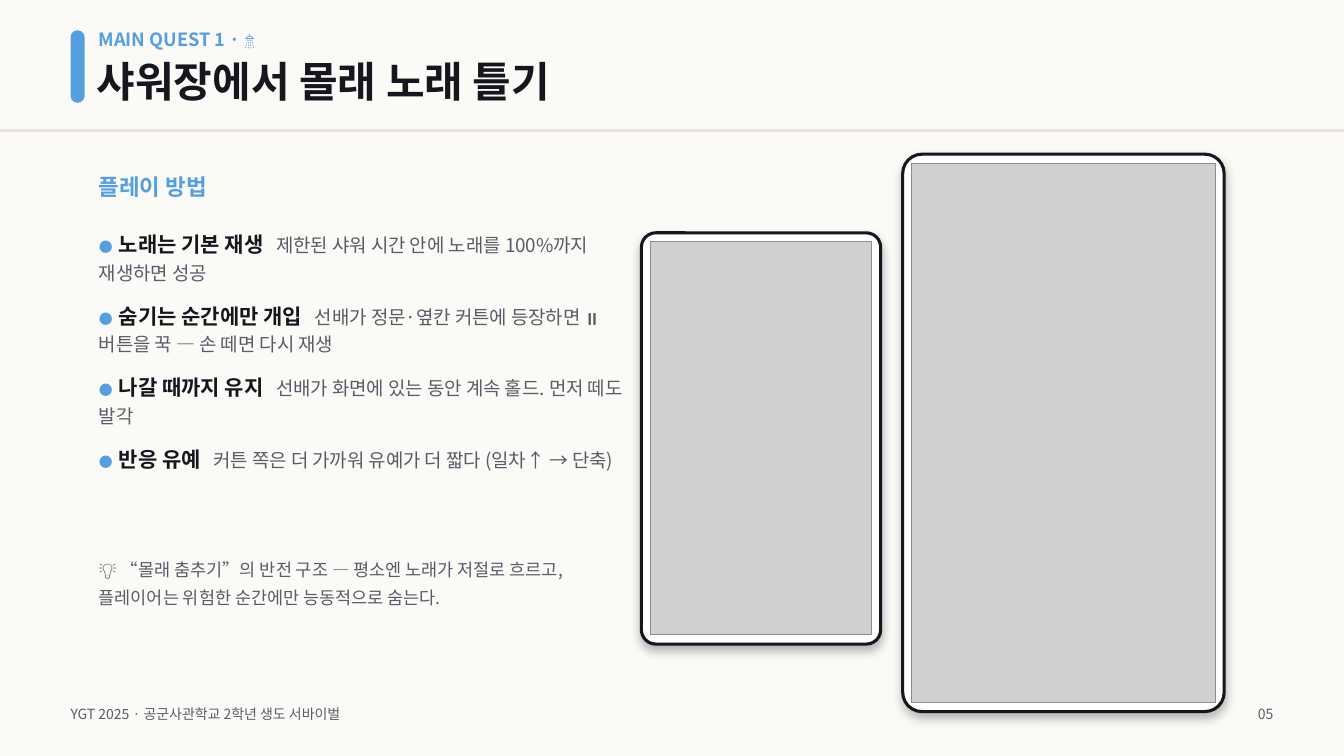
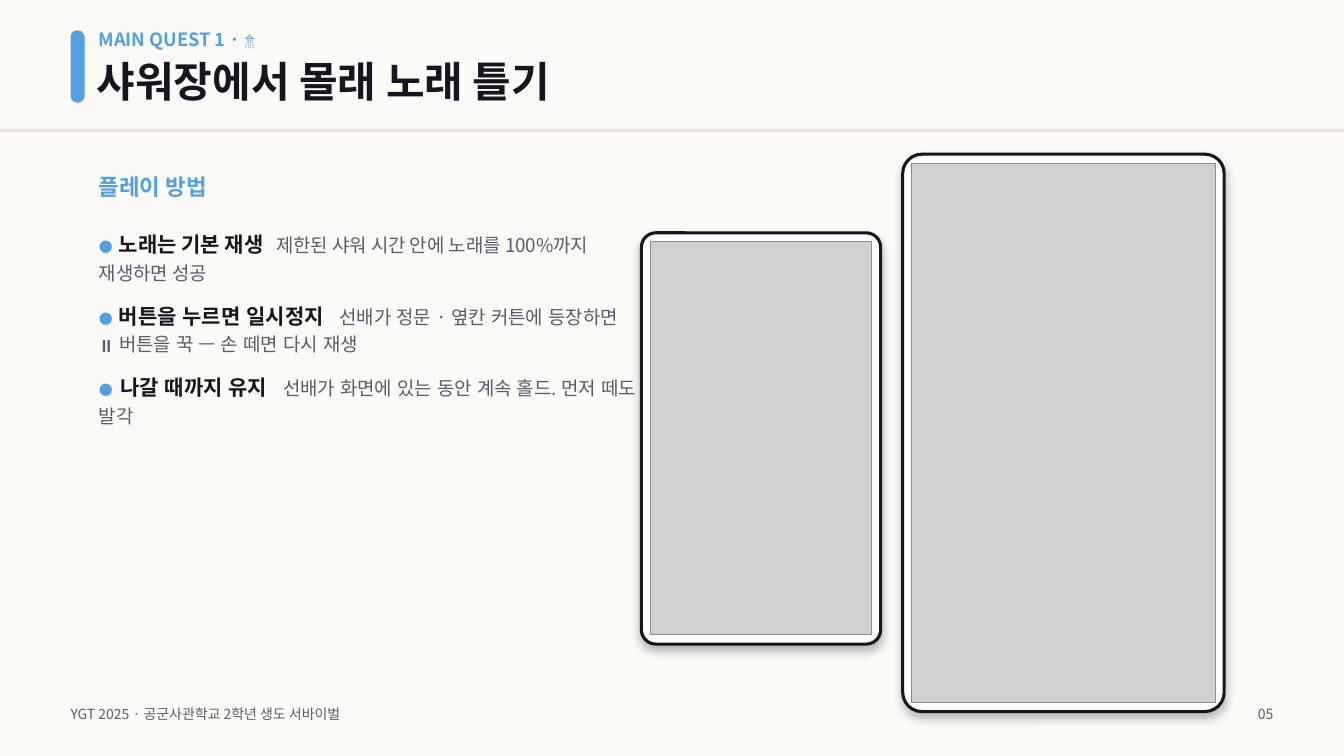
Before and after one commit to HyosanL/YGT2025, a slide deck: slide 5 of YGT2025_발표자료.pptx. Drawn at 1344x756 pixels with LibreOffice and Linux fonts; fonts in the diff are those of the drawing; grey boxes stand for pictures. Boxes give left, top, right and bottom in pixels: in the first picture for what was removed or moved away, otherwise in the second. Text is boxed around its words. In the diff, an @@ line names an element or a change of style, - is before the commit and + after.

```diff
--- a/YGT2025_발표자료.pptx
+++ b/YGT2025_발표자료.pptx
@@ text at (x1=119, y1=306, x2=617, y2=353): text changed @@
-● 숨기는 순간에만 개입 선배가 정문·옆칸 커튼에 등장하면 ⏸ 버튼을 꾹 — 손 떼면 다시 재생
+● 버튼을 누르면 일시정지 선배가 정문 · 옆칸 커튼에 등장하면 ⏸ 버튼을 꾹 — 손 떼면 다시 재생
@@ text at (x1=119, y1=449, x2=613, y2=471): paragraph removed @@
-● 반응 유예 커튼 쪽은 더 가까워 유예가 더 짧다 (일차↑ → 단축)
@@ text removed at (x1=99, y1=561, x2=558, y2=606) @@
-💡 “몰래 춤추기”의 반전 구조 — 평소엔 노래가 저절로 흐르고,
-플레이어는 위험한 순간에만 능동적으로 숨는다.
```
Also in this commit, not shown: 9 other slides changed, 1 slide removed, 4 other files.
